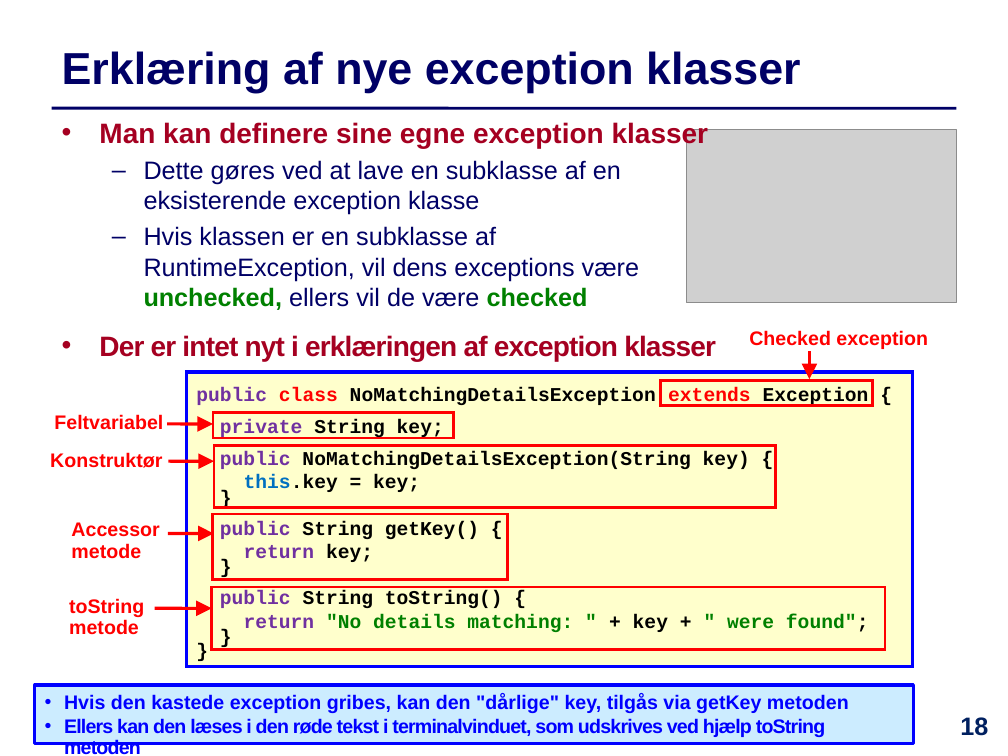
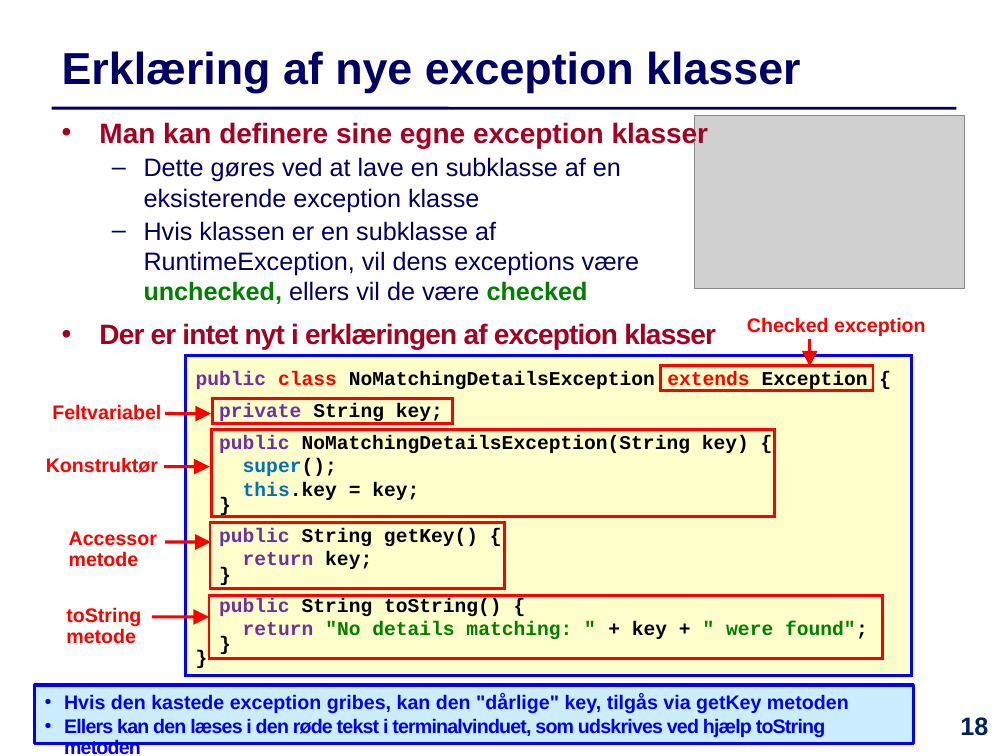
Before and after one commit to IntProgAU/Materiale, a slide deck: slide 18 of web/e22/uge_14/Slides-Uge14.pptx. Drawn at 1008x756 pixels with LibreOffice and Linux fonts; fonts in the diff are those of the drawing; grey boxes stand for pictures. Boxes give left, top, right and bottom in pixels: in the first picture for what was removed or moved away, otherwise in the second. Text is boxed around its words. In the diff, an @@ line names an element or a change of style, - is before the commit and + after.

```diff
--- a/web/e22/uge_14/Slides-Uge14.pptx
+++ b/web/e22/uge_14/Slides-Uge14.pptx
@@ picture: place and size @@
-picture at <box>686,130,957,303</box>
+picture at <box>695,116,965,289</box>
@@ text at <box>99,157,716,350</box>: less space between paragraphs @@
@@ rectangle "public class NoMatchingDetailsException extends Exception ...": place and size @@
-rectangle "public class NoMatchingDetailsException extends Exception ..." at <box>186,372,912,666</box>
+rectangle "public class NoMatchingDetailsException extends Exception ..." at <box>185,356,911,675</box>
@@ 2 rectangles, 1 text, 1 arrow: place and size @@
-2 rectangles, 1 text, 1 arrow at <box>213,330,928,438</box>
+2 rectangles, 1 text, 1 arrow at <box>212,317,926,423</box>
@@ text "Feltvariabel": place and size @@
-text "Feltvariabel" at <box>54,414,163,430</box>
+text "Feltvariabel" at <box>52,404,161,420</box>
@@ arrow moved from (167, 424) - (213, 424) to (165, 413) - (211, 413) @@
@@ text "Konstruktør": place and size @@
-text "Konstruktør" at <box>50,452,162,468</box>
+text "Konstruktør" at <box>46,457,158,473</box>
@@ rectangle: place and size @@
-rectangle at <box>214,446,775,508</box>
+rectangle at <box>212,429,775,517</box>
@@ arrow moved from (168, 462) - (214, 462) to (164, 467) - (210, 467) @@
@@ text in rectangle at <box>243,458,337,476</box>: paragraph added @@
+super();
@@ 2 texts, 2 rectangles, 2 arrows: place and size @@
-2 texts, 2 rectangles, 2 arrows at <box>69,514,885,649</box>
+2 texts, 2 rectangles, 2 arrows at <box>66,522,882,658</box>
```
Also in this commit, not shown: 1 other slide changed, 1 other file.
